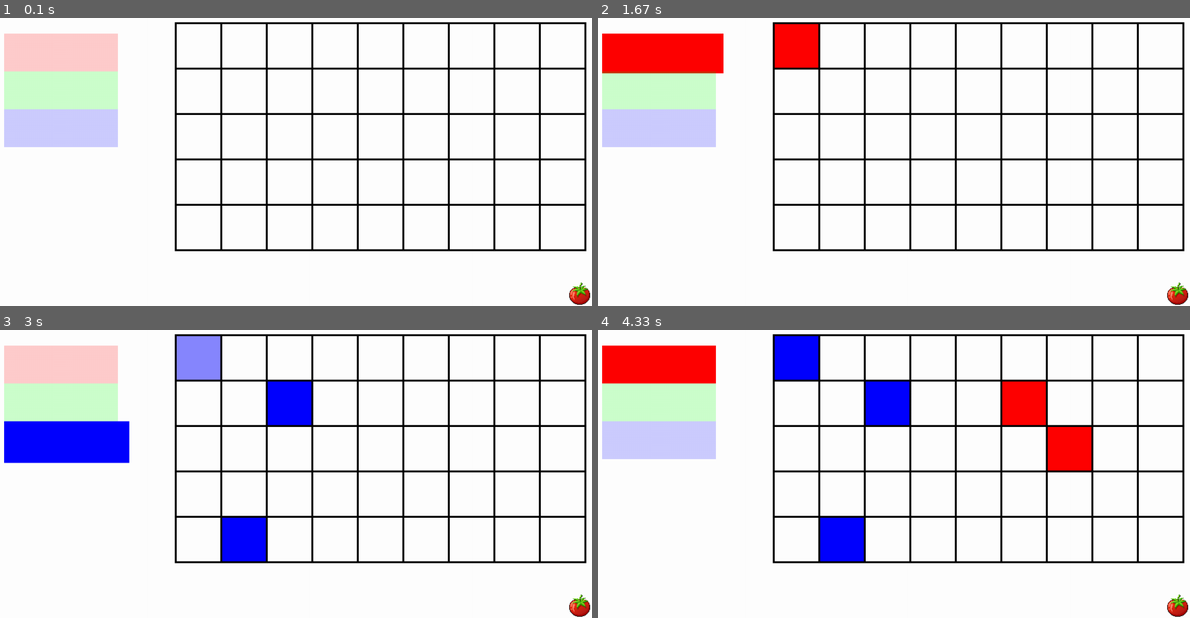
Above: before the commit, frames 1-4 (two rows, left to right).
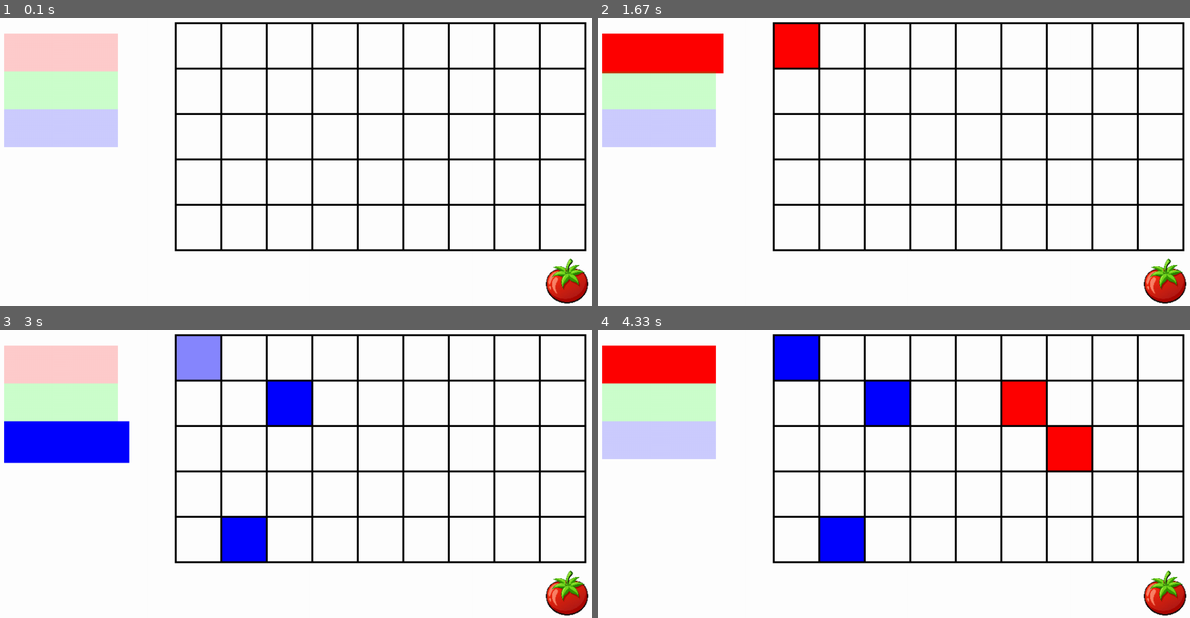
Above: after the commit, the same moments.

Repository: vocaz/pygametowerdefense
Game: pygame game, started from main.py
Same seed, same stepped clock (60 frames per second), same inputs: the game is played once before the commit and once after it.
Inputs (mouse positions are in pixels of both pictures, inside the frame that each line leads up to):
- Up to frame 1 (0.1 s): no input
- Up to frame 2 (1.67 s): click (888, 136) at 0.38 s; tap 1 at 0.67 s; click (793, 43) at 1.05 s; click (657, 52) at 1.38 s
- Up to frame 3 (3 s): click (71, 439) at 1.72 s; click (260, 534) at 2.05 s; click (266, 390) at 2.38 s; click (201, 378) at 2.72 s
- Up to frame 4 (4.33 s): click (657, 370) at 3.05 s; click (1077, 439) at 3.38 s; click (1012, 387) at 3.72 s; click (710, 381) at 4.05 s

The runs differ from the first frame. In frame 1, 0.8% of the frame differs, in the area x 92-100%, y 83-100%; in frame 2, 0.8%; in frame 3, 0.8%; in frame 4, 0.8%.

Commit message:
Finished Tomatoing

Diff:
--- a/main.py
+++ b/main.py
@@ -3,26 +3,33 @@
 from assets import *
 from towers import *
 
-
-pos = 0
-mouse_pos = []
-click = 0
-pygame.init()
-size = 1
-scalingdirection = 1
-clock = pygame.time.Clock()
-current_tower = 0
-reallength = 320
-realheight = 180
+#colours
 white = (255,255,255)
 red = (255,0,0)
 green = (0,255,0)
 blue = (0,0,255)
+
+#input handling
+pos = 0
+mouse_pos = []
+click = 0
+
+#pygame setup
+clock = pygame.time.Clock()
+reallength = 320
+realheight = 180
 scaledlength = 960
 scaledheight = 540
 scaledwindow = pygame.display.set_mode((scaledlength,scaledheight))
 realwindow = pygame.Surface((reallength,realheight))
+pygame.init()
+
+#globals
+size = 1
+scalingdirection = 1
 assets.load()
+current_tower = 0
+is_tomatoing = False
 font = pygame.font.Font(None,40)
 grid = [[0,0,0,0,0,0,0,0,0],
         [0,0,0,0,0,0,0,0,0],
@@ -67,19 +74,30 @@
     else:
         result = mouse_pos
     return(result)
-
+def get_scalefactor():
+    result = scaledheight/realheight
+    return(result)
 def check_tomato():
+    global is_tomatoing
+    sf = get_scalefactor()
     keyed_tomato = assets.Images["tomato"][0]
-    keyed_tomato = pygame.transform.scale(keyed_tomato, (40,40))
-    tomato_mask = pygame.mask.from_surface(keyed_tomato)
-    tomato_mask = tomato_mask.scale((120,120))
-    tomato_rect = keyed_tomato.get_rect(bottomright=(960,540))
-    if tomato_mask.overlap(cursor_mask, (get_pos(0)[0],get_pos(0)[1])):
-        print(get_pos(0))
-    else:
-        print(get_pos(0))
-        print('not over')
-    scaledwindow.blit(keyed_tomato, tomato_rect)
+    tomato_scaled_size = (80,80)
+    if is_tomatoing == True:
+        tomato_scaled_size = (80*1.2,80*1.2)
+    tomato_size = (tomato_scaled_size[0]/sf,tomato_scaled_size[1]/sf)
+    keyed_tomato_scaled = pygame.transform.scale(keyed_tomato, tomato_scaled_size)
+    keyed_tomato_unscaled = pygame.transform.scale(keyed_tomato, tomato_size)
+    tomato_mask = pygame.mask.from_surface(keyed_tomato_unscaled)
+    tomato_rect_unscaled = keyed_tomato_unscaled.get_rect(bottomright=(320,180))
+    tomato_rect_scaled = keyed_tomato_scaled.get_rect(bottomright=(scaledlength,scaledheight))
+    if tomato_mask.overlap(cursor_mask, (get_pos(1)[0] - tomato_rect_unscaled.x, get_pos(1)[1] - tomato_rect_unscaled.y)):
+        if click == 1:
+            if is_tomatoing == False:
+                is_tomatoing = True
+            elif is_tomatoing == True:
+                is_tomatoing = False
+            print(is_tomatoing)
+    scaledwindow.blit(keyed_tomato_scaled, tomato_rect_scaled)
 def check_towerselection():
     y = 0
     global current_tower
@@ -119,6 +137,8 @@
         realwindow.blit(button_surf,button_rect)
         y += 1
 def update_grid(gridvar):
+    global click
+    global is_tomatoing
     hovered = False
     y = 0
     for row in gridvar:
@@ -141,10 +161,17 @@
                 realwindow.blit(tile_surf,tile_rect)
             if hovered == True:
                 if click == 1:
-                    if current_tower == 0:
-                        pass
+                    if is_tomatoing == True:
+                        if tile != 0:
+                            print(f'Tomatoed {tile.name}')
+                            del tile
+                            grid[y][x] = 0
+                            is_tomatoing = False
                     else:
-                        grid[y][x] = current_tower(cords)
+                        if current_tower == 0:
+                            pass
+                        else:
+                            grid[y][x] = current_tower(cords)
             hovered = False
             x += 1
         y += 1
@@ -189,7 +216,6 @@
                     current_tower = testBlue
         if event.type == pygame.MOUSEBUTTONDOWN and event.button == 1:
             click = 1
-            print(click)
     check_towerselection()
     update_grid(grid)
     newwindow = pygame.transform.scale_by(realwindow,3)
